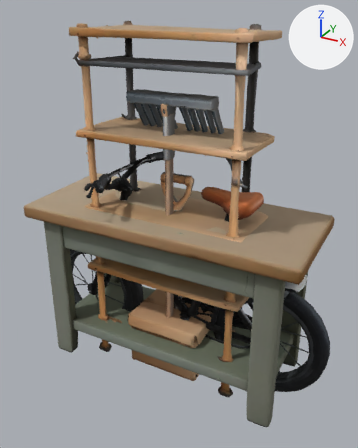
What one commit did to the glTF model public/models/garage.glb.
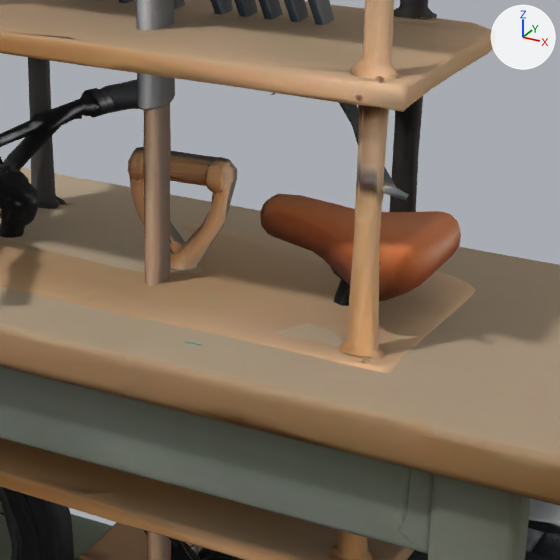
Each version is shown whole from a 50 mm camera at (1.151, -2.049, 1.865) aimed at (0.03, -0.011, 0.845), then close up on the part from 34% to 82% of the width and 28% to 67% of the height. Every picture has the same lights, and +X, +Y and +Z are marked at upper right. The last two pictures show the newer version. Where no turn or scale is listed for an object, it has been applied to the vertices. Vertices at exactly the same position are counted once.

In view in the first close-up: 'beche', 'carton', 'etabli', 'etagere-garage', 'rateau', 'roue-avant', 'velo.001' and 1 more.
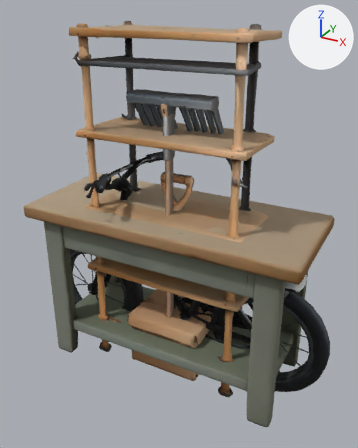
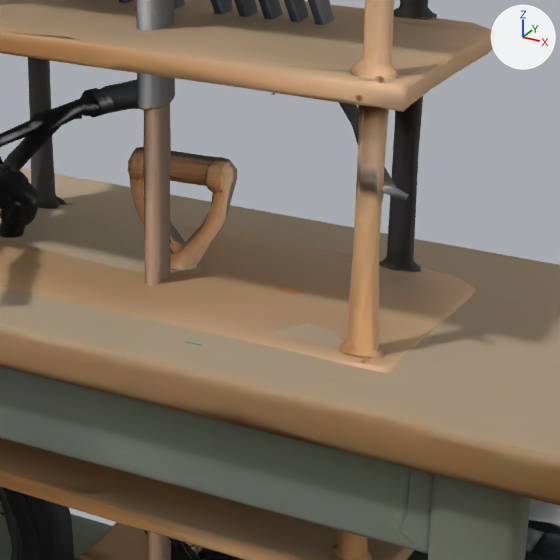
The change, as JSON lines over the scene's bpy script:
```json
{"block": "me_velo", "where": "me_velo.from_pydata(...)  # 3738 vertices, 7020 faces; spans x -0.84..0.84, y -0.37..0.37, z -0.48..0.48"}
{"block": "me_velo", "where": "# used by ob_velo_001; location = (0.002, 0.0, 0.639)"}
{"block": "me_velo", "change": "me_velo part 1: 383 of 3738 vertices moved; they spanned x 0.15..0.45, y -0.11..0.11, z 0.15..0.43 and now span x 0.15..0.45, y -0.11..0.11, z 0.14..0.28; mean shift (0.0, 0.0, -0.15); largest move (0.41, 0.05, 0.42) -> (0.41, 0.05, 0.27)"}
```

What differs and where, as boxes (x1, y1, x2, y2) in the close-ups (560 x 560 px; the box of a moved part takes in the faces that stretch with it):
```json
{"part": 1, "of": "me_velo", "change": "moved or reshaped", "before": [260, 194, 461, 306], "after": [278, 286, 423, 323], "on screen": "mostly hidden afterwards"}
```
